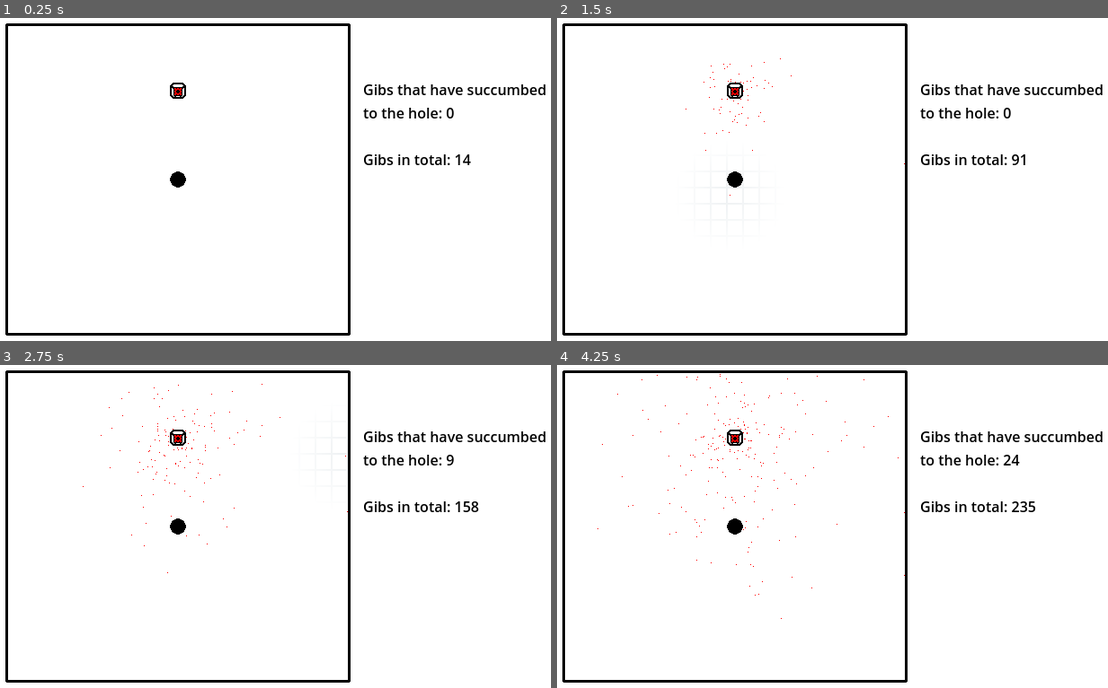
Above: before the commit, frames 1-4 (two rows, left to right).
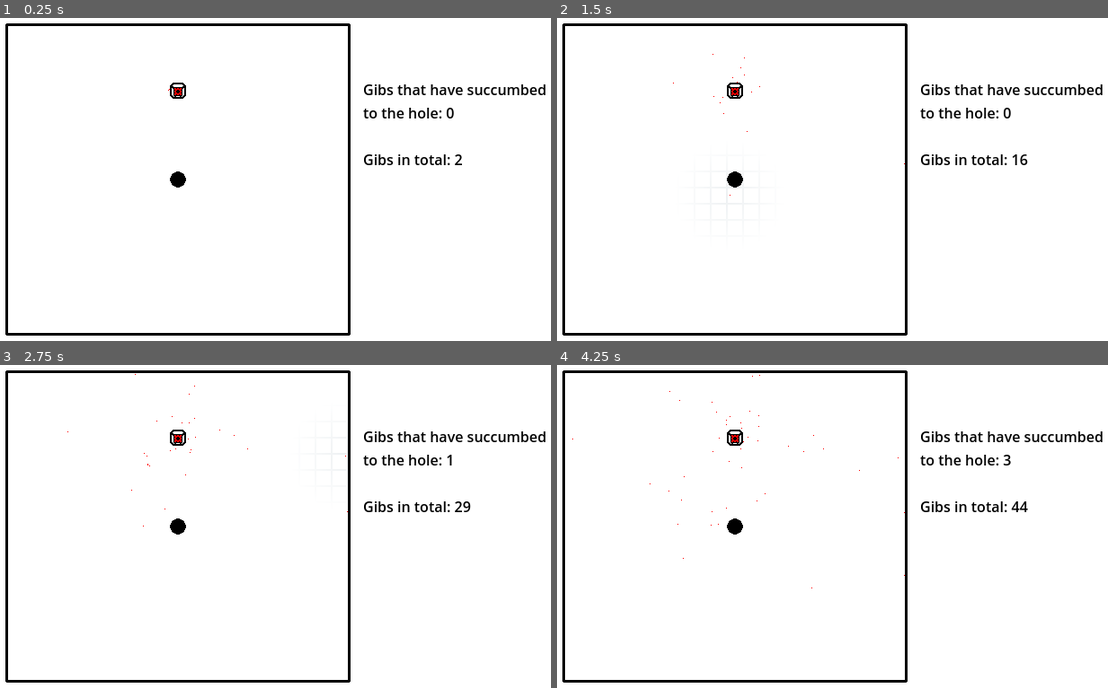
Above: after the commit, the same moments.

Repository: an-olive/BRSD-14
Game: Godot game, scene res://main.tscn
The game is run twice, just before and just after one commit, with the same random seed, the same clock (stepped at 60 frames per second) and the same inputs.
Inputs (mouse positions are in pixels of both pictures, inside the frame that each line leads up to):
- Up to frame 1 (0.25 s): no input
- Up to frame 2 (1.5 s): move the mouse to (970, 163) at 0.52 s; click (970, 163) at 0.67 s; move the mouse to (727, 195) at 1.27 s; click (727, 195) at 1.42 s
- Up to frame 3 (2.75 s): move the mouse to (347, 455) at 2.02 s; click (347, 455) at 2.17 s
- Up to frame 4 (4.25 s): move the mouse to (815, 591) at 2.77 s; click (815, 591) at 2.92 s; move the mouse to (1019, 574) at 3.52 s; click (1019, 574) at 3.67 s

The runs differ from the first frame. In frame 1, less than 0.1% of the frame differs, in the area x 30-86%, y 21-46%; in frame 2, 0.1%; in frame 3, 0.2%; in frame 4, 0.3%, in the area x 2-87%, y 2-79%.

Commit message:
#1 - make producer spawn on timer, and near-er it's edge

Diff:
--- a/Components/producer.gd
+++ b/Components/producer.gd
@@ -1,14 +1,24 @@
 extends Sprite2D
 
-## Rate of spawned gibs, per second
-@export var spawn_rate: float = 30
+## Interval between gib spwans, seconds
+@export_range(0.001, 1, 0.05, "suffix:s", "or_greater")
+var spawn_interval: float = 0.1
+
 @export var min_speed: float = 10
 @export var max_speed: float = 50
 
 const Gibs = preload("res://gibs.gd")
+var gibs_timer = Timer.new()
 
-func _process(_delta: float) -> void:
-	var direction = randf() * TAU
-	var speed = min_speed + (max_speed - min_speed) * randf()
-	var velocity = Vector2(cos(direction) * speed, sin(direction) * speed)
-	Gibs.get_instance().spawn_gib(position + Vector2(9, 9), velocity, 0)
+func _ready() -> void:
+	add_child(gibs_timer)
+	gibs_timer.wait_time = spawn_interval
+	gibs_timer.one_shot = false
+	gibs_timer.connect("timeout", spawn)
+	gibs_timer.start()
+
+func spawn() -> void:
+	var direction = randf_range(0, TAU)
+	var speed = randf_range(min_speed, max_speed)
+	var velocity = Vector2.from_angle(direction) * speed
+	Gibs.get_instance().spawn_gib(position + Vector2(9, 9) + velocity.normalized() * 9, velocity, 0)
